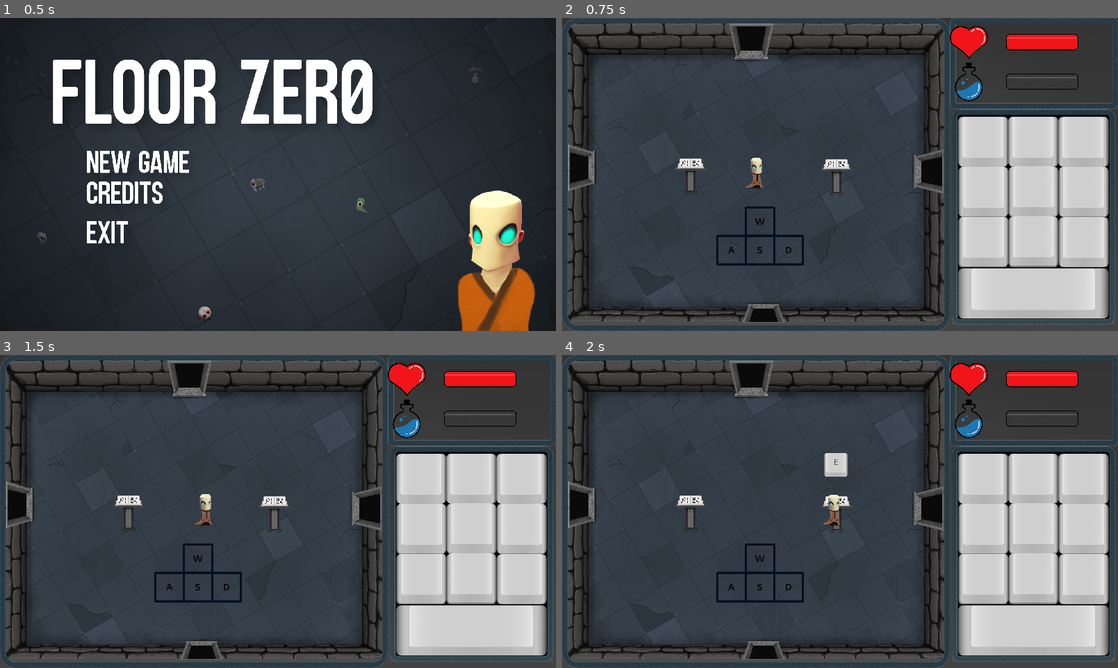
Above: before the commit, frames 1-4 (two rows, left to right).
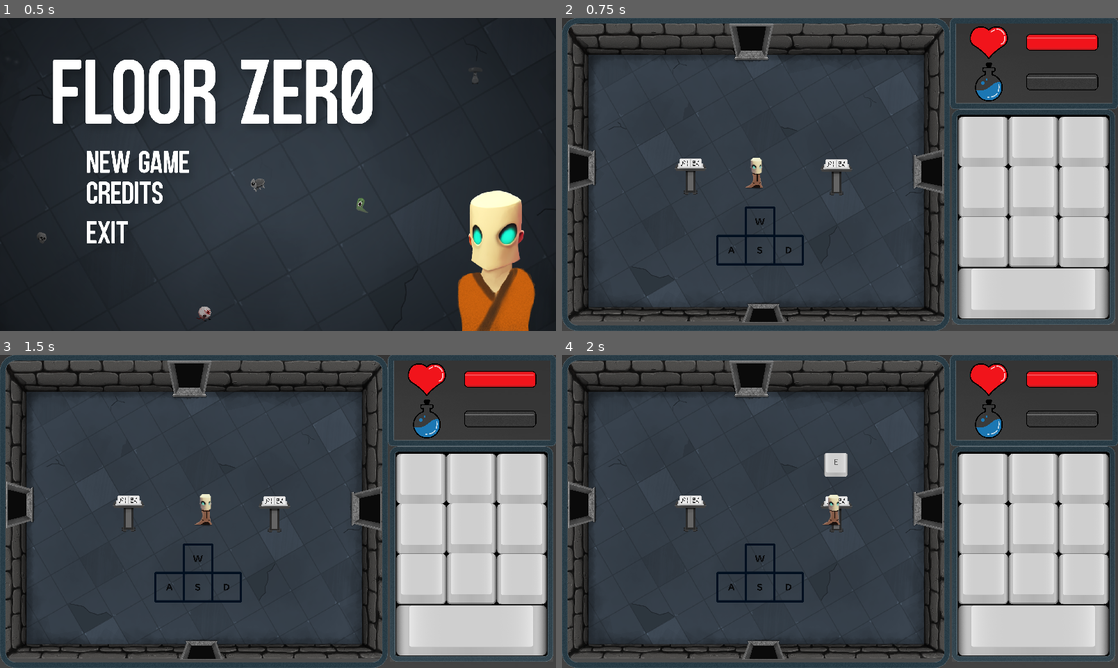
Above: after the commit, the same moments.

Repository: m-at-FNSPE/fitgamejam-team10
Game: Godot game, scene res://Main.tscn
Same seed, same stepped clock (60 frames per second), same inputs: the game is played once before the commit and once after it.
Inputs (mouse positions are in pixels of both pictures, inside the frame that each line leads up to):
- Up to frame 1 (0.5 s): no input
- Up to frame 2 (0.75 s): click (701, 161) at 0.5 s
- Up to frame 3 (1.5 s): tap Enter at 1.25 s; hold D (movement_right) from 1.28 s (still down); tap E (interact) at 1.35 s
- Up to frame 4 (2 s): keep holding D (movement_right)

Frame 1 is identical in both runs. In frame 2, 1.7% of the frame differs, in the area x 69-97%, y 2-27%; in frame 3, 1.7%; in frame 4, 1.7%.

Commit message:
Added clutter

Diff:
--- /dev/null
+++ b/BigClutter/Box.tscn
@@ -0,0 +1,18 @@
+[gd_scene load_steps=3 format=2]
+
+[ext_resource path="res://Assets/Props/Box.png" type="Texture" id=1]
+
+[sub_resource type="RectangleShape2D" id=1]
+extents = Vector2( 70, 97 )
+
+[node name="Box" type="StaticBody2D"]
+scale = Vector2( 0.634903, 0.634903 )
+
+[node name="Sprite" type="Sprite" parent="."]
+position = Vector2( 3, 3.8147e-06 )
+scale = Vector2( 0.788101, 0.788101 )
+texture = ExtResource( 1 )
+
+[node name="CollisionShape2D" type="CollisionShape2D" parent="."]
+position = Vector2( 3, -3 )
+shape = SubResource( 1 )
--- /dev/null
+++ b/BigClutter/EmptyClutter.tscn
@@ -0,0 +1,3 @@
+[gd_scene format=2]
+
+[node name="EmptyClutter" type="Node2D"]
--- /dev/null
+++ b/BigClutter/SmallRock.tscn
@@ -0,0 +1,8 @@
+[gd_scene load_steps=2 format=2]
+
+[ext_resource path="res://Assets/Props/Rock02.png" type="Texture" id=1]
+
+[node name="SmallRock" type="Sprite"]
+position = Vector2( 2.5, 2.67241 )
+scale = Vector2( 2.17241, 2.17241 )
+texture = ExtResource( 1 )
--- a/DungeonGeneration/Room.gd
+++ b/DungeonGeneration/Room.gd
@@ -11,6 +11,10 @@
 
 export (PackedScene) var RockScene = preload("res://BigClutter/Rock.tscn")
 export (PackedScene) var LampScene = preload("res://BigClutter/LampPost.tscn")
+
+export (PackedScene) var BoxScene = preload("res://BigClutter/Box.tscn")
+export (PackedScene) var SmallRockScene = preload("res://BigClutter/SmallRock.tscn")
+export (PackedScene) var EmptyClutterScene = preload("res://BigClutter/EmptyClutter.tscn")
 
 export (PackedScene) var Lactern = preload("res://Pedastal/Pedastal.tscn")
 export (PackedScene) var BossScene = preload("res://Enemies/Boss.tscn")
@@ -95,7 +99,7 @@
 	random_book_seed = randi()
 
 	possible_enemies = [SlimeScene, SkullScene]
-	possible_walls = [RockScene, LampScene]
+	possible_walls = [RockScene, LampScene, SmallRockScene, EmptyClutterScene, BoxScene]
 
 
 
--- a/GameScenes/Game.gd
+++ b/GameScenes/Game.gd
@@ -44,3 +44,4 @@
 	$Room._ready()
 	$Player.position = $Room/PREFABS/LACTERN/Position2D.position
 	$RuneTablet.reset_state()
+	floorNumber = 3
--- a/GameScenes/Game.tscn
+++ b/GameScenes/Game.tscn
@@ -112,10 +112,10 @@
 [node name="Hud" type="GridContainer" parent="."]
 anchor_left = 0.033
 anchor_right = 0.053
-margin_left = 1336.64
-margin_top = 15.0
-margin_right = 4789.24
-margin_bottom = 2074.0
+margin_left = 1406.0
+margin_top = 16.0
+margin_right = 4858.6
+margin_bottom = 2075.0
 rect_scale = Vector2( 0.132806, 0.132806 )
 custom_constants/hseparation = 459
 columns = 2
--- a/project.godot
+++ b/project.godot
@@ -63,61 +63,51 @@
 rune_top_left={
 "deadzone": 0.5,
 "events": [ Object(InputEventKey,"resource_local_to_scene":false,"resource_name":"","device":0,"alt":false,"shift":false,"control":false,"meta":false,"command":false,"pressed":false,"scancode":89,"physical_scancode":0,"unicode":0,"echo":false,"script":null)
-, Object(InputEventKey,"resource_local_to_scene":false,"resource_name":"","device":0,"alt":false,"shift":false,"control":false,"meta":false,"command":false,"pressed":false,"scancode":16777357,"physical_scancode":0,"unicode":0,"echo":false,"script":null)
  ]
 }
 rune_top_mid={
 "deadzone": 0.5,
 "events": [ Object(InputEventKey,"resource_local_to_scene":false,"resource_name":"","device":0,"alt":false,"shift":false,"control":false,"meta":false,"command":false,"pressed":false,"scancode":85,"physical_scancode":0,"unicode":0,"echo":false,"script":null)
-, Object(InputEventKey,"resource_local_to_scene":false,"resource_name":"","device":0,"alt":false,"shift":false,"control":false,"meta":false,"command":false,"pressed":false,"scancode":16777358,"physical_scancode":0,"unicode":0,"echo":false,"script":null)
  ]
 }
 rune_top_right={
 "deadzone": 0.5,
 "events": [ Object(InputEventKey,"resource_local_to_scene":false,"resource_name":"","device":0,"alt":false,"shift":false,"control":false,"meta":false,"command":false,"pressed":false,"scancode":73,"physical_scancode":0,"unicode":0,"echo":false,"script":null)
-, Object(InputEventKey,"resource_local_to_scene":false,"resource_name":"","device":0,"alt":false,"shift":false,"control":false,"meta":false,"command":false,"pressed":false,"scancode":16777359,"physical_scancode":0,"unicode":0,"echo":false,"script":null)
  ]
 }
 rune_mid_left={
 "deadzone": 0.5,
 "events": [ Object(InputEventKey,"resource_local_to_scene":false,"resource_name":"","device":0,"alt":false,"shift":false,"control":false,"meta":false,"command":false,"pressed":false,"scancode":72,"physical_scancode":0,"unicode":0,"echo":false,"script":null)
-, Object(InputEventKey,"resource_local_to_scene":false,"resource_name":"","device":0,"alt":false,"shift":false,"control":false,"meta":false,"command":false,"pressed":false,"scancode":16777354,"physical_scancode":0,"unicode":0,"echo":false,"script":null)
  ]
 }
 rune_mid_mid={
 "deadzone": 0.5,
 "events": [ Object(InputEventKey,"resource_local_to_scene":false,"resource_name":"","device":0,"alt":false,"shift":false,"control":false,"meta":false,"command":false,"pressed":false,"scancode":74,"physical_scancode":0,"unicode":0,"echo":false,"script":null)
-, Object(InputEventKey,"resource_local_to_scene":false,"resource_name":"","device":0,"alt":false,"shift":false,"control":false,"meta":false,"command":false,"pressed":false,"scancode":16777355,"physical_scancode":0,"unicode":0,"echo":false,"script":null)
  ]
 }
 rune_mid_right={
 "deadzone": 0.5,
 "events": [ Object(InputEventKey,"resource_local_to_scene":false,"resource_name":"","device":0,"alt":false,"shift":false,"control":false,"meta":false,"command":false,"pressed":false,"scancode":75,"physical_scancode":0,"unicode":0,"echo":false,"script":null)
-, Object(InputEventKey,"resource_local_to_scene":false,"resource_name":"","device":0,"alt":false,"shift":false,"control":false,"meta":false,"command":false,"pressed":false,"scancode":16777356,"physical_scancode":0,"unicode":0,"echo":false,"script":null)
  ]
 }
 rune_bottom_left={
 "deadzone": 0.5,
 "events": [ Object(InputEventKey,"resource_local_to_scene":false,"resource_name":"","device":0,"alt":false,"shift":false,"control":false,"meta":false,"command":false,"pressed":false,"scancode":78,"physical_scancode":0,"unicode":0,"echo":false,"script":null)
-, Object(InputEventKey,"resource_local_to_scene":false,"resource_name":"","device":0,"alt":false,"shift":false,"control":false,"meta":false,"command":false,"pressed":false,"scancode":16777351,"physical_scancode":0,"unicode":0,"echo":false,"script":null)
  ]
 }
 rune_bottom_mid={
 "deadzone": 0.5,
 "events": [ Object(InputEventKey,"resource_local_to_scene":false,"resource_name":"","device":0,"alt":false,"shift":false,"control":false,"meta":false,"command":false,"pressed":false,"scancode":77,"physical_scancode":0,"unicode":0,"echo":false,"script":null)
-, Object(InputEventKey,"resource_local_to_scene":false,"resource_name":"","device":0,"alt":false,"shift":false,"control":false,"meta":false,"command":false,"pressed":false,"scancode":16777352,"physical_scancode":0,"unicode":0,"echo":false,"script":null)
  ]
 }
 rune_bottom_right={
 "deadzone": 0.5,
 "events": [ Object(InputEventKey,"resource_local_to_scene":false,"resource_name":"","device":0,"alt":false,"shift":false,"control":false,"meta":false,"command":false,"pressed":false,"scancode":44,"physical_scancode":0,"unicode":0,"echo":false,"script":null)
-, Object(InputEventKey,"resource_local_to_scene":false,"resource_name":"","device":0,"alt":false,"shift":false,"control":false,"meta":false,"command":false,"pressed":false,"scancode":16777353,"physical_scancode":0,"unicode":0,"echo":false,"script":null)
  ]
 }
 rune_confirm={
 "deadzone": 0.5,
 "events": [ Object(InputEventKey,"resource_local_to_scene":false,"resource_name":"","device":0,"alt":false,"shift":false,"control":false,"meta":false,"command":false,"pressed":false,"scancode":32,"physical_scancode":0,"unicode":0,"echo":false,"script":null)
-, Object(InputEventKey,"resource_local_to_scene":false,"resource_name":"","device":0,"alt":false,"shift":false,"control":false,"meta":false,"command":false,"pressed":false,"scancode":16777350,"physical_scancode":0,"unicode":0,"echo":false,"script":null)
  ]
 }
 movement_left={
